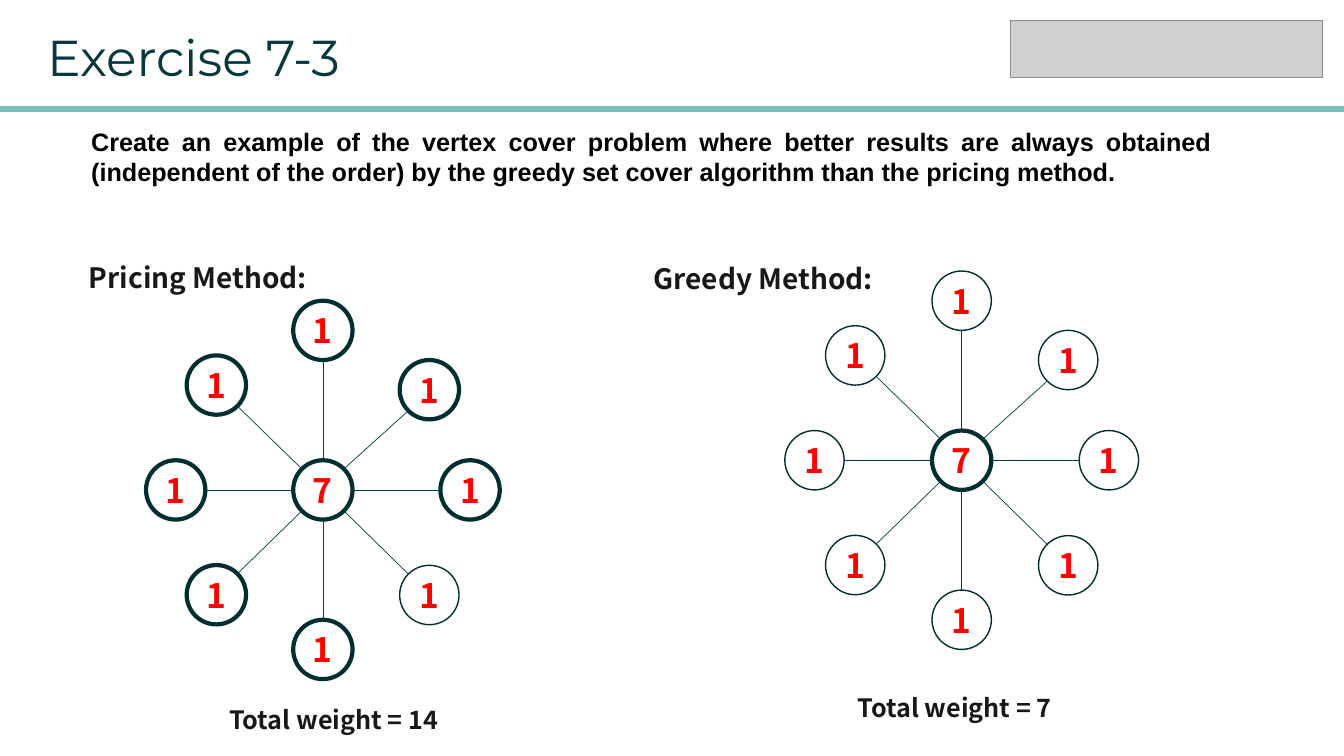
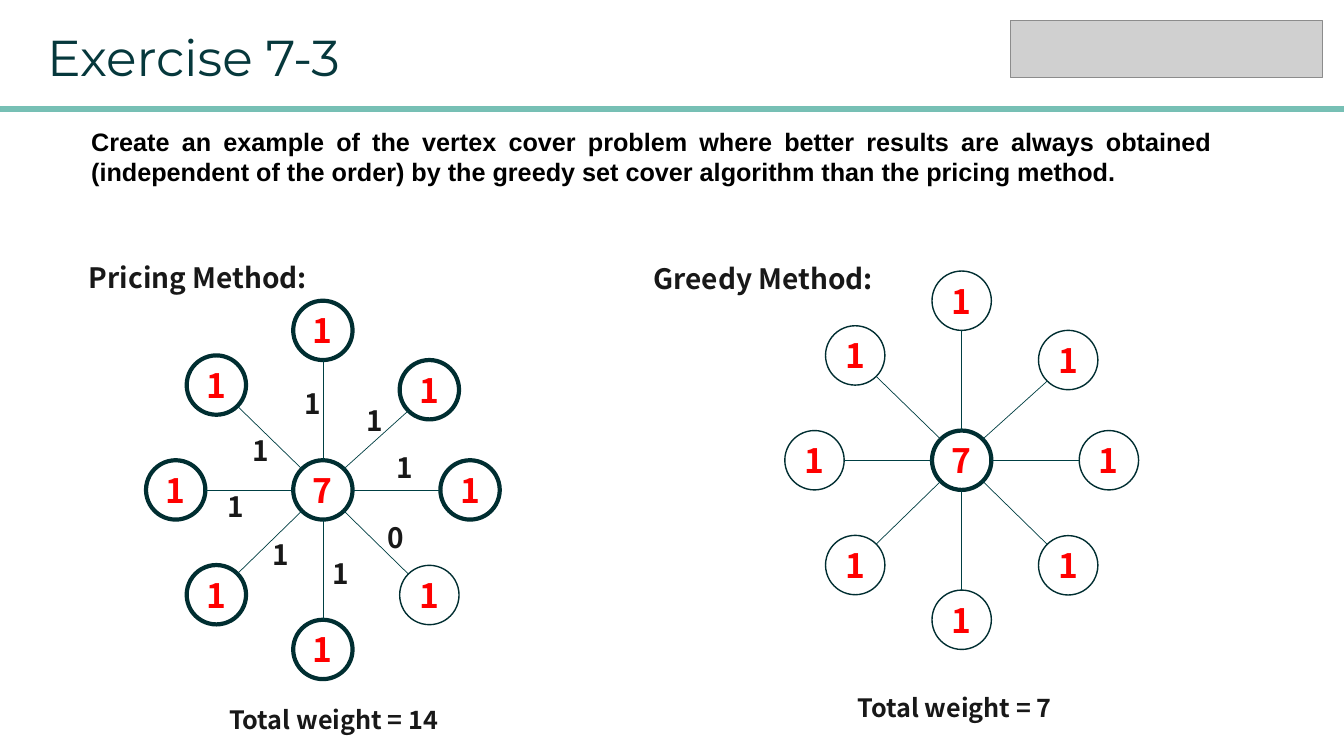
Before and after one commit to lyxocs/Advanced_algorithms, a slide deck: slide 4 of homework/HW8/homework8_12032189_yuxi liu.pptx. Drawn at 1344x756 pixels with LibreOffice and Linux fonts; fonts in the diff are those of the drawing; grey boxes stand for pictures. Boxes give left, top, right and bottom in pixels: in the first picture for what was removed or moved away, otherwise in the second. Text is boxed around its words. In the diff, an @@ line names an element or a change of style, - is before the commit and + after.

```diff
--- a/homework/HW8/homework8_12032189_yuxi liu.pptx
+++ b/homework/HW8/homework8_12032189_yuxi liu.pptx
@@ text added at [305, 393, 322, 414], 20 pt, text #181818, bold @@
+1
@@ text added at [367, 410, 384, 439], 20 pt, text #181818, bold @@
+1
@@ text added at [252, 433, 269, 461], 20 pt, text #181818, bold @@
+1
@@ text added at [396, 457, 413, 478], 20 pt, text #181818, bold @@
+1
@@ text added at [228, 490, 245, 517], 20 pt, text #181818, bold @@
+1
@@ text added at [273, 537, 290, 565], 20 pt, text #181818, bold @@
+1
@@ text added at [387, 527, 404, 556], 20 pt, text #181818, bold @@
+0
@@ text added at [332, 563, 349, 584], 20 pt, text #181818, bold @@
+1
```
Also in this commit, not shown: 2 other slides changed, 1 slide added, 3 other files.
